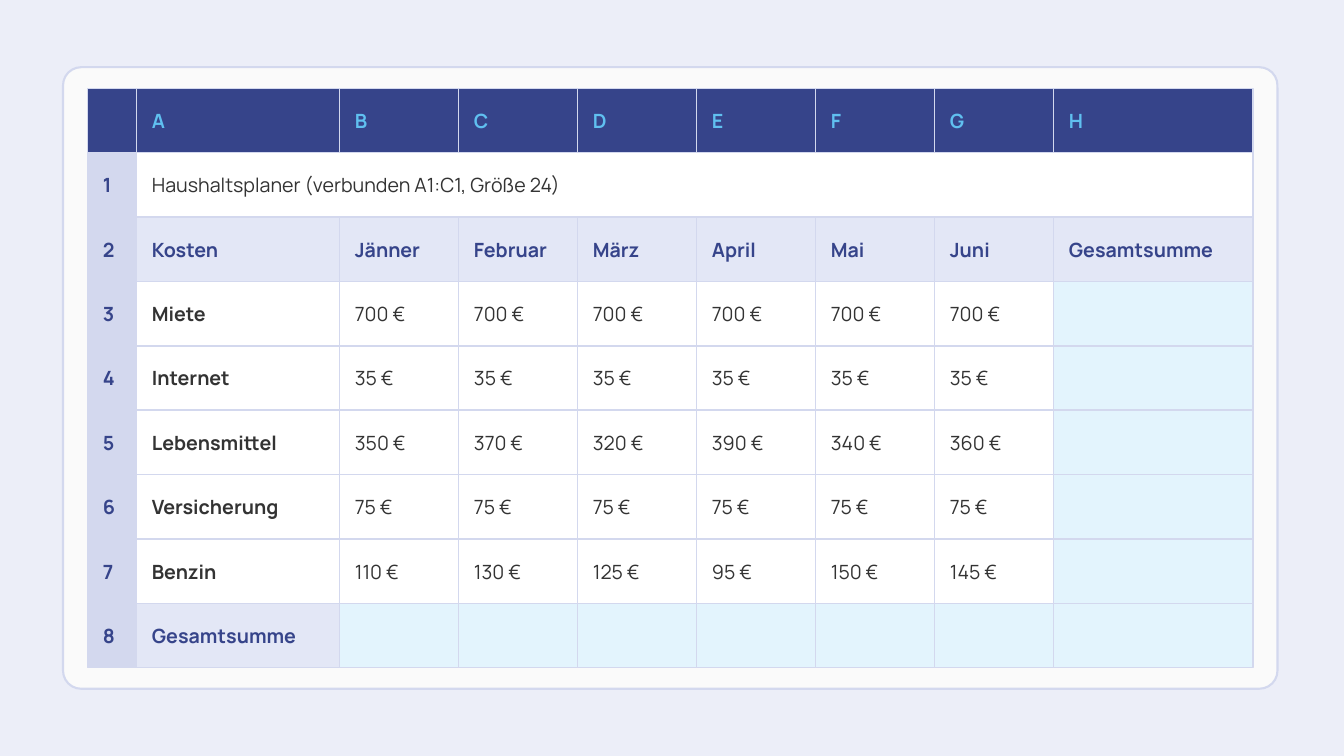
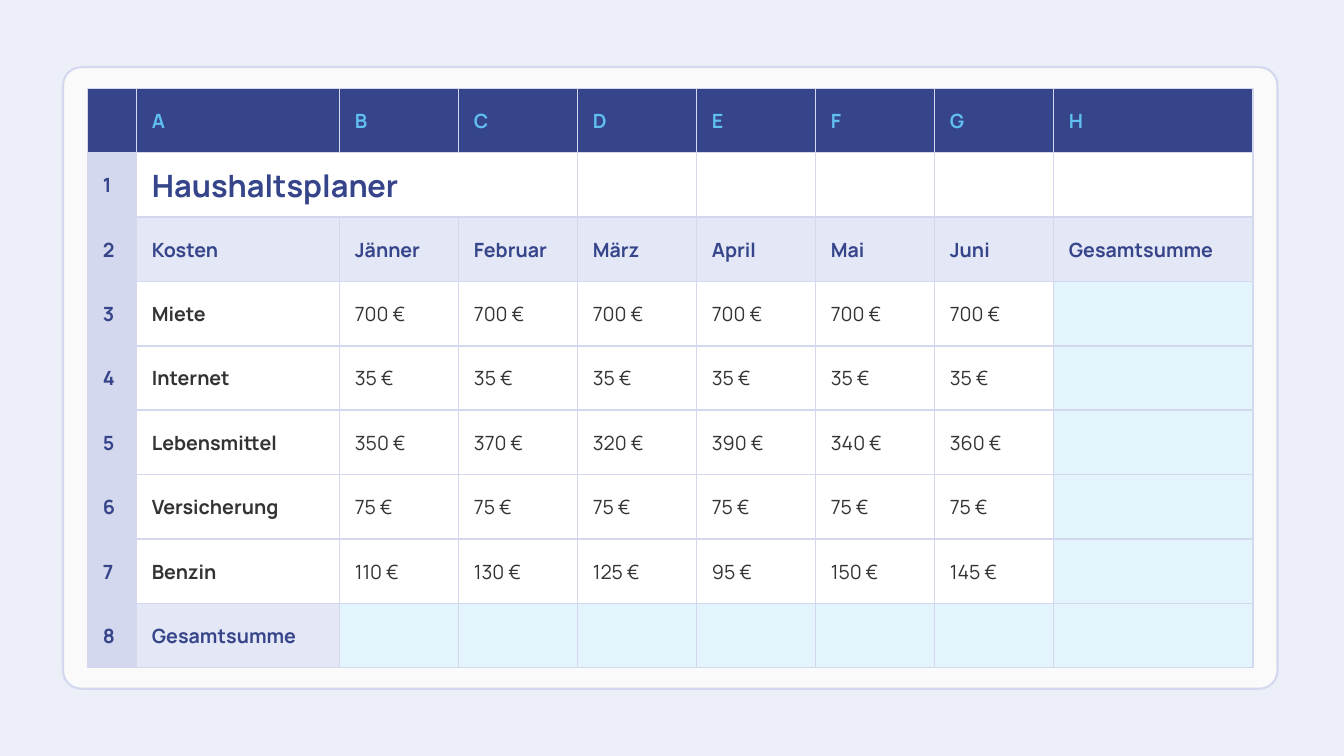
Before and after one commit to arminheske/claudecloud, a slide deck: slide 1 of videoslides/excel-haushaltsplaner-tabelle.pptx. Drawn at 1344x756 pixels with LibreOffice and Linux fonts; fonts in the diff are those of the drawing. Boxes give left, top, right and bottom in pixels: in the first picture for what was removed or moved away, otherwise in the second. Text is boxed around its words. In the diff, an @@ line names an element or a change of style, - is before the commit and + after.

```diff
--- a/videoslides/excel-haushaltsplaner-tabelle.pptx
+++ b/videoslides/excel-haushaltsplaner-tabelle.pptx
@@ rectangle added at [136, 152, 578, 217], fill #FFFFFF, outline #D3D8EE 1 pt @@
@@ text removed at [152, 175, 560, 197] @@
-Haushaltsplaner (verbunden A1:C1, Größe 24)
@@ text added at [152, 174, 398, 205], 22 pt, text #36448A, bold @@
+Haushaltsplaner
@@ rectangle: place and size @@
-rectangle at [136, 152, 1253, 217]
+rectangle at [578, 152, 697, 217]
@@ rectangle added at [697, 152, 816, 217], fill #FFFFFF, outline #D3D8EE 1 pt @@
@@ rectangle added at [816, 152, 935, 217], fill #FFFFFF, outline #D3D8EE 1 pt @@
@@ rectangle added at [935, 152, 1054, 217], fill #FFFFFF, outline #D3D8EE 1 pt @@
@@ rectangle added at [1054, 152, 1253, 217], fill #FFFFFF, outline #D3D8EE 1 pt @@
```
Also in this commit, not shown: 1 other file.
